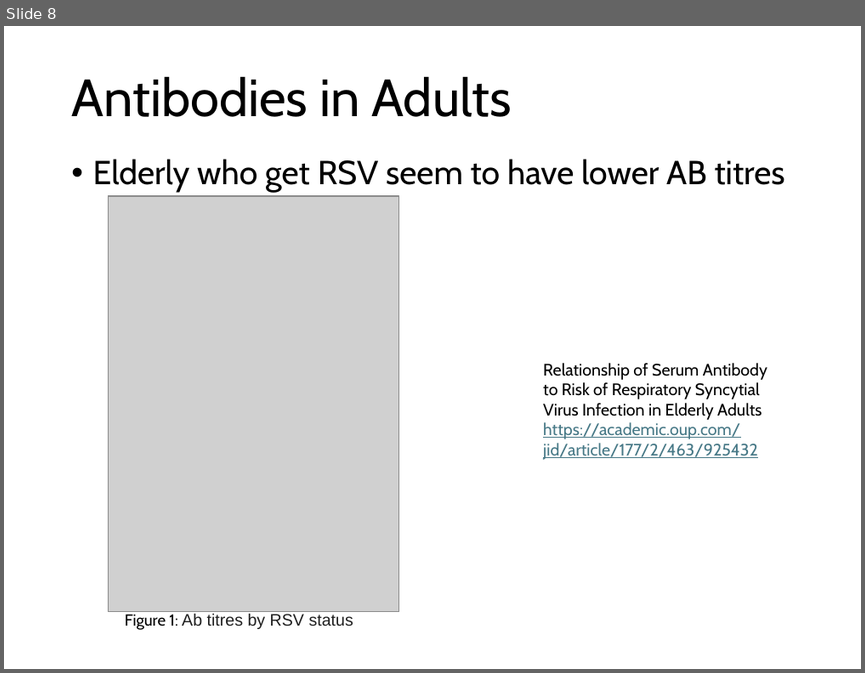
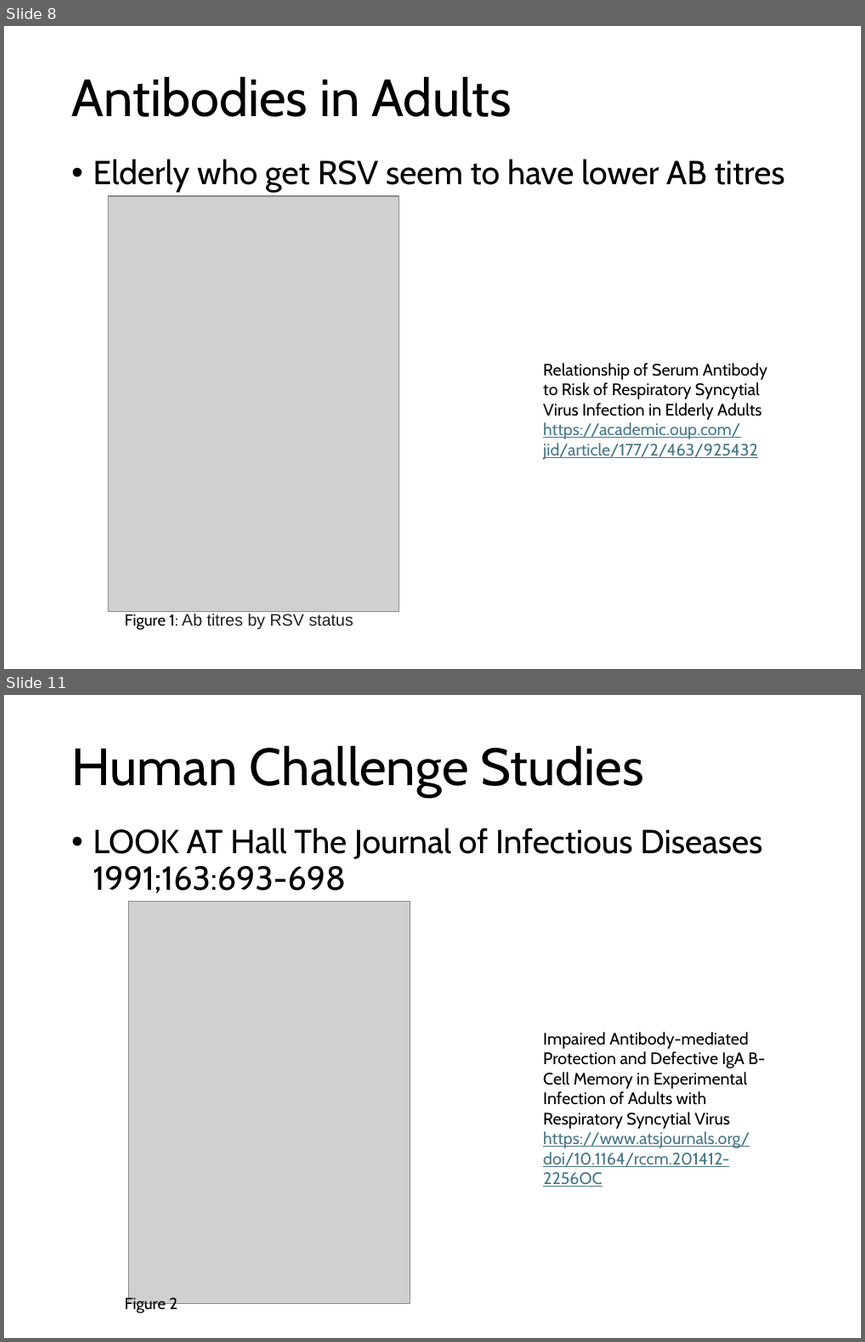
Before and after one commit to deborahcromer/RSVcorrelates, a slide deck: raw-data/RSV Data Summary.pptx. Shown one above the other, each under a label of ours: slide 8 before the commit, slides 8 and 11 after it; the slides between them are not shown. The pictures are 865x673 and 865x1342 pixels, drawn with LibreOffice and Linux fonts; fonts in the diff are those of the drawing; grey boxes stand for pictures. Boxes give left, top, right and bottom in pixels: in the first picture for what was removed or moved away, otherwise in the second. Text is boxed around its words. In the diff, an @@ line names an element or a change of style, - is before the commit and + after.

```diff
--- a/raw-data/RSV Data Summary.pptx
+++ b/raw-data/RSV Data Summary.pptx
@@ slide 11 added at (x1=4, y1=695, x2=861, y2=1338), background #FFFFFF @@
@@ title added at (x1=71, y1=745, x2=643, y2=797), 44 pt, text #000000 @@
+Human Challenge Studies
@@ text added at (x1=93, y1=828, x2=762, y2=893), 28 pt, text #000000 @@
+• LOOK AT Hall The Journal of Infectious Diseases 1991;163:693-698
@@ picture added at (x1=129, y1=901, x2=410, y2=1304) @@
@@ text added at (x1=543, y1=1032, x2=765, y2=1186), 14 pt, text #000000 @@
+Impaired Antibody-mediated Protection and Defective IgA B-Cell Memory in Experimental Infection of Adults with Respiratory Syncytial Virus
+https://www.atsjournals.org/doi/10.1164/rccm.201412-2256OC
@@ text added at (x1=125, y1=1295, x2=177, y2=1313), 13.5 pt, text #000000 @@
+Figure 2
```
Also in this commit, not shown: 2 other slides added, 1 other file.
